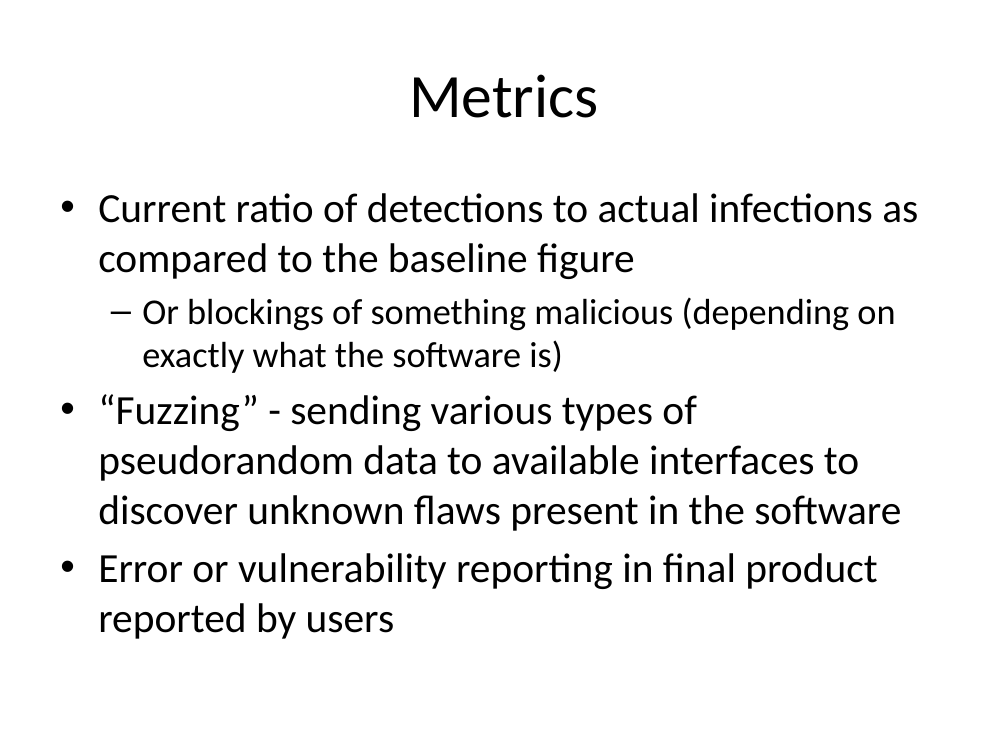
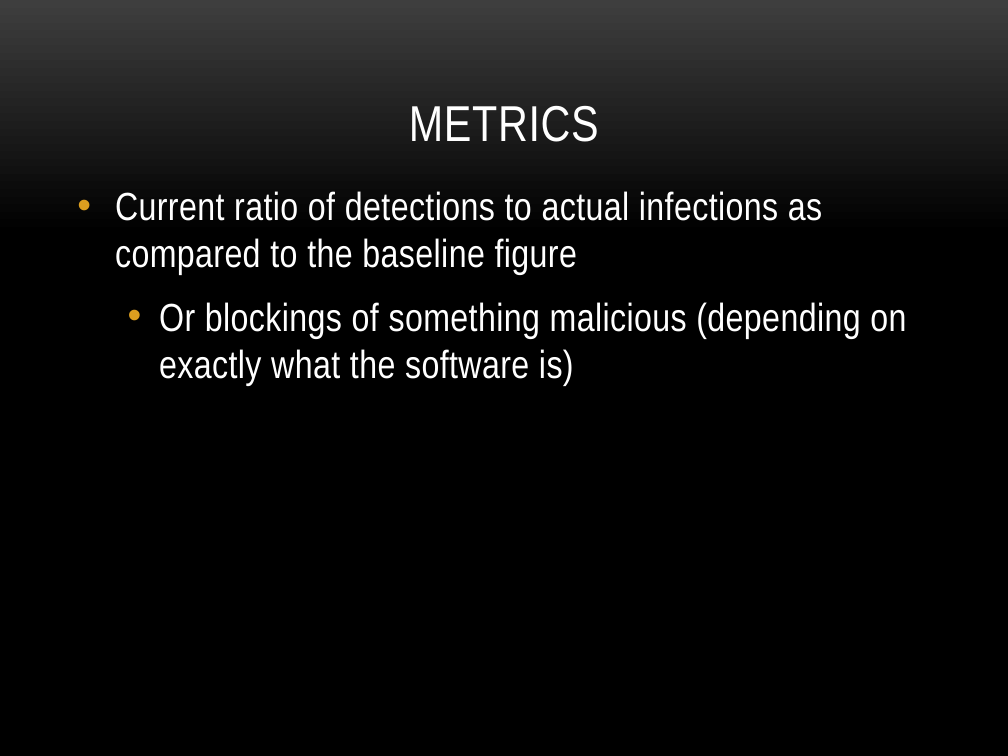
Before and after one commit to petitJAM/Nutrition-App, a slide deck: slide 13 of Milestones and Domain Track/Cyber Security.pptx (slide 6 before the commit). Drawn at 1008x756 pixels with LibreOffice and Linux fonts; fonts in the diff are those of the drawing; background and template pictures are left out. Boxes give left, top, right and bottom in pixels: in the first picture for what was removed or moved away, otherwise in the second. Text is boxed around its words. In the diff, an @@ line names an element or a change of style, - is before the commit and + after.

```diff
--- a/Milestones and Domain Track/Cyber Security.pptx
+++ b/Milestones and Domain Track/Cyber Security.pptx
@@ background #FFFFFF to picture (left out) @@
@@ title "METRICS" at (409, 105, 599, 142): vertical alignment middle to bottom @@
@@ title at (409, 105, 599, 142): text changed; size 44 to 36 pt; font Calibri to Arial Narrow; text colour #000000 to #FFFFFF @@
-Metrics
+METRICS
@@ text "Current ratio of detections to ...": place and size @@
-text "Current ratio of detections to ..." at (98, 193, 918, 639)
+text "Current ratio of detections to ..." at (115, 191, 906, 385)
@@ text "Current ratio of detections to ..." at (115, 191, 906, 385): size 29.6 to 28 pt in "Current ratio of detections to actual infections ..."; font Calibri to Arial Narrow, text colour #000000 to #FFFFFF, letter spacing 0 to 0.3 pt; size 25.9 to 28 pt in "Or blockings of something malicious (depending on ..."; more space between paragraphs; bullet – to • @@
@@ text at (98, 394, 901, 639): paragraphs removed @@
-• “Fuzzing” - sending various types of pseudorandom data to available interfaces to discover unknown flaws present in the software
-• Error or vulnerability reporting in final product reported by users
```
Also in this commit, not shown: 8 other slides changed, 11 slides added, 1 slide removed, 3 other files.
